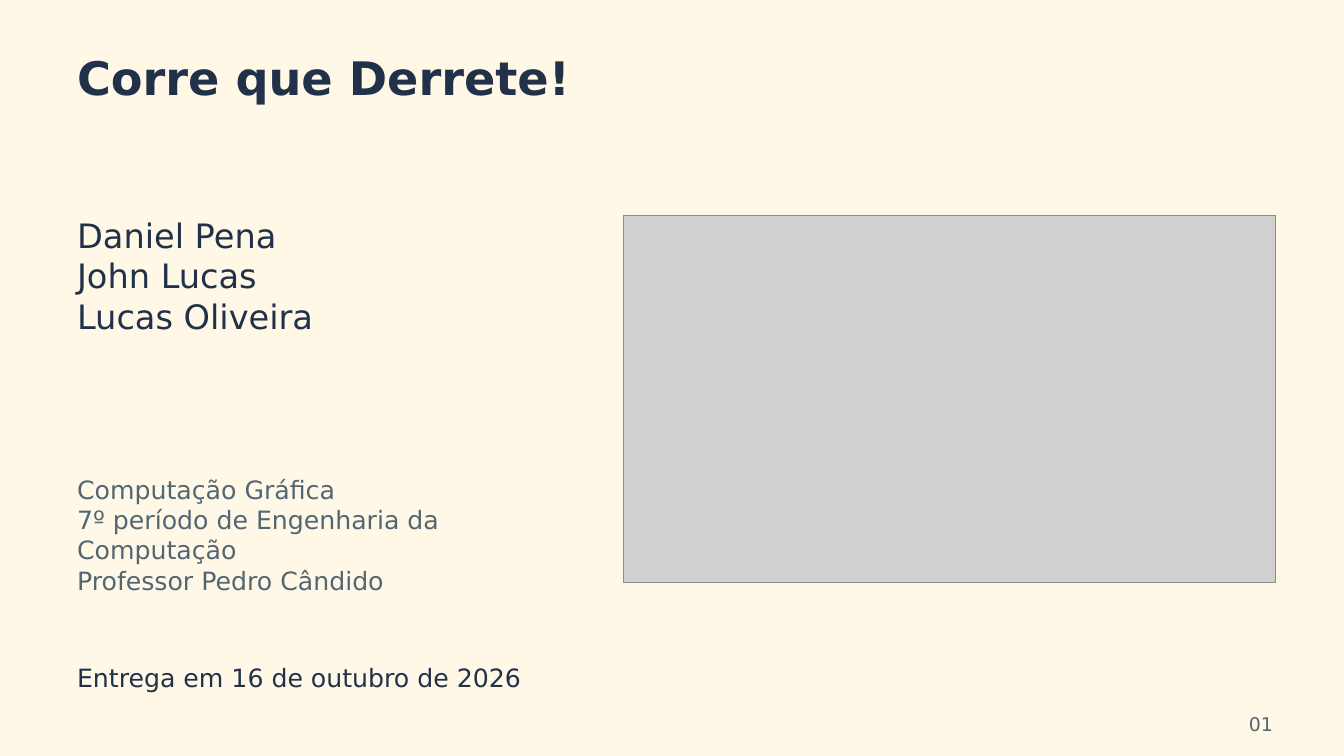
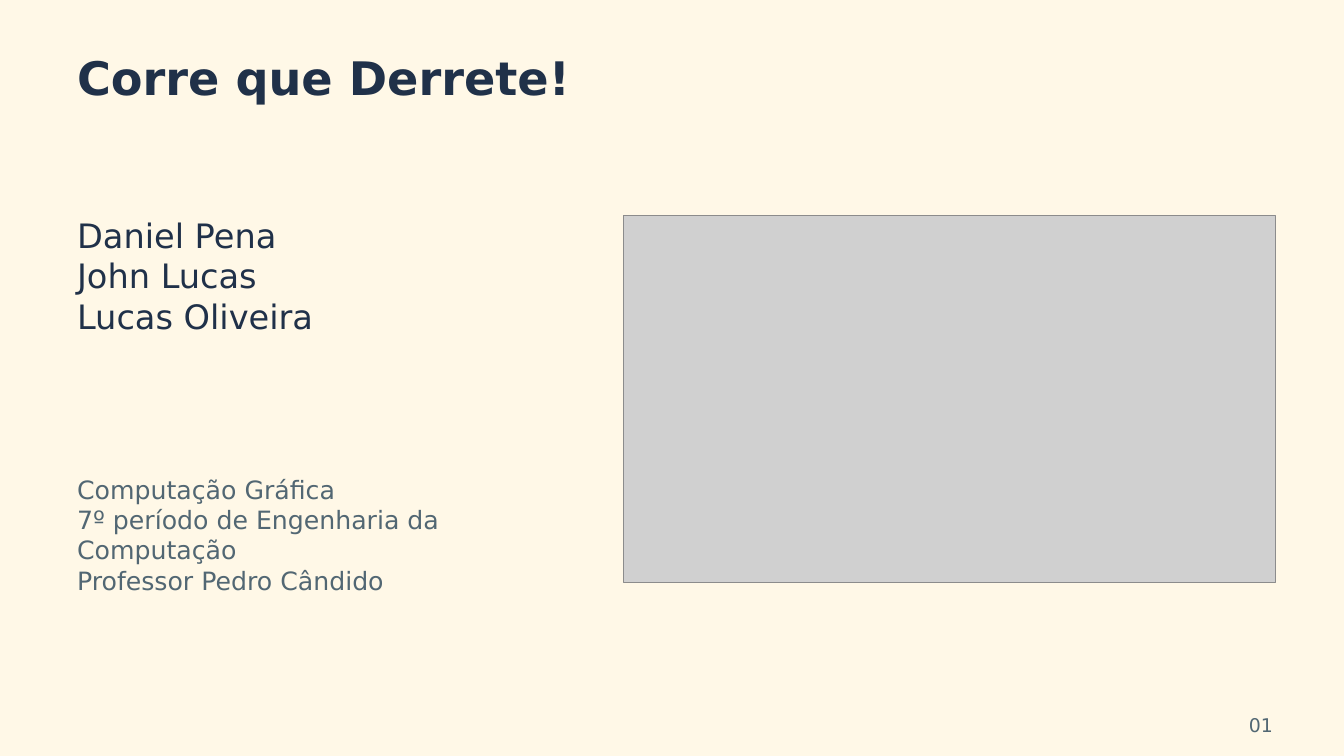
Before and after one commit to Danielpr614/corre-que-derrete, a slide deck: slide 1 of presentation/Corre_que_Derrete_Equipe_20261015.pptx. Drawn at 1344x756 pixels with LibreOffice and Linux fonts; fonts in the diff are those of the drawing; grey boxes stand for pictures. Boxes give left, top, right and bottom in pixels: in the first picture for what was removed or moved away, otherwise in the second. Text is boxed around its words. In the diff, an @@ line names an element or a change of style, - is before the commit and + after.

```diff
--- a/presentation/Corre_que_Derrete_Equipe_20261015.pptx
+++ b/presentation/Corre_que_Derrete_Equipe_20261015.pptx
@@ text removed at (x1=77, y1=668, x2=521, y2=693) @@
-Entrega em 16 de outubro de 2026
```
Also in this commit, not shown: 1 other slide changed, 3 slides added, 10 slides removed, 6 other files.
